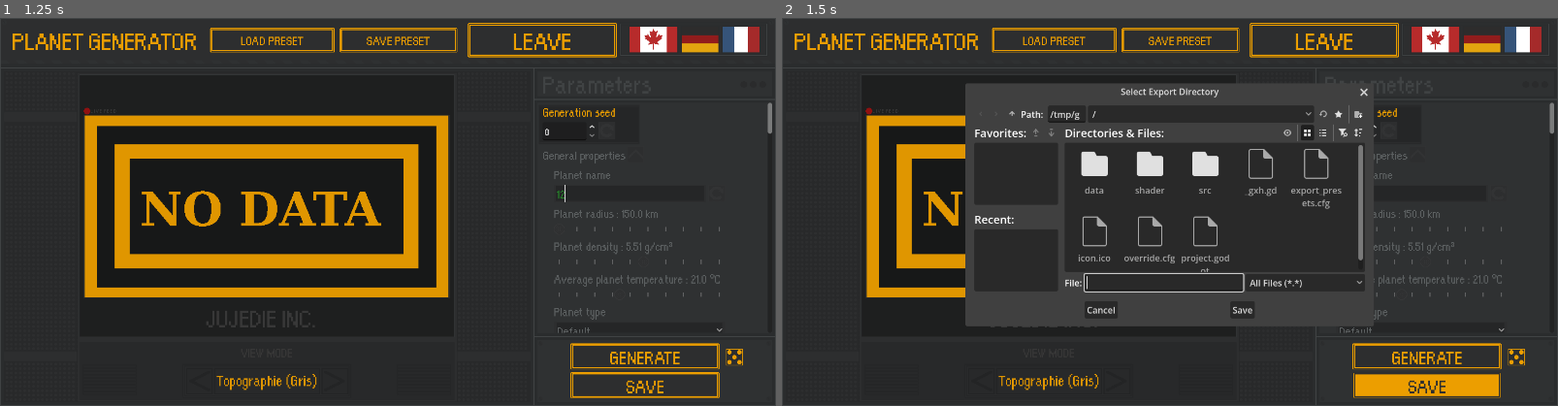
Above: before the commit, frames 1-2 (left to right).
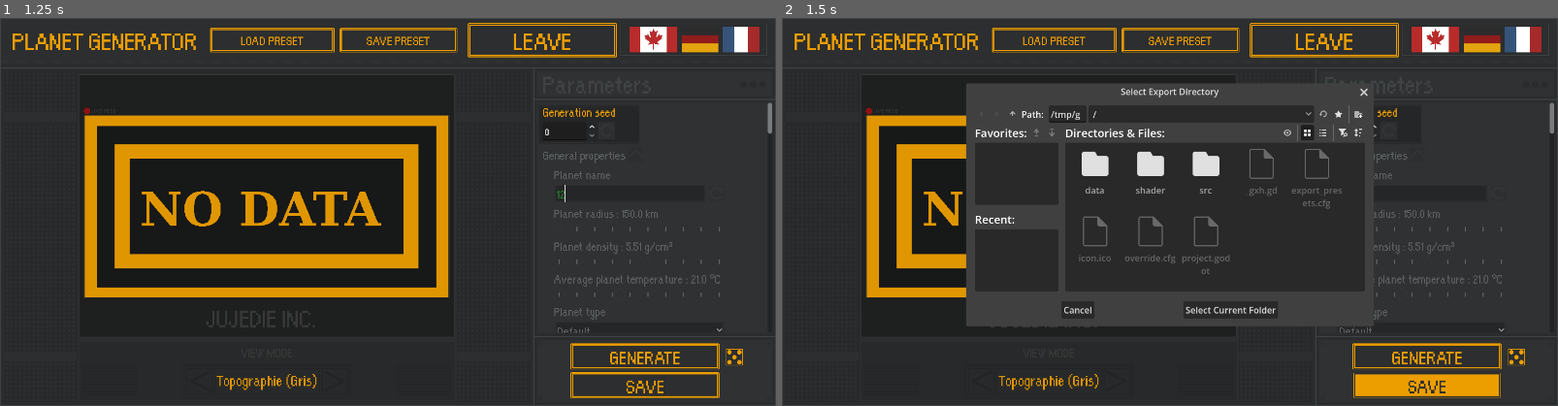
Above: after the commit, the same moments.

Repository: Jujedie/PlanetGenerator
Game: Godot game, scene res://data/scn/master.tscn
Same seed, same stepped clock (60 frames per second), same inputs: the game is played once before the commit and once after it.
Inputs (mouse positions are in pixels of both pictures, inside the frame that each line leads up to):
- Up to frame 1 (1.25 s): click (628, 192) at 0.52 s; type "12" at 0.6 s
- Up to frame 2 (1.5 s): click "SAVE" at 1.25 s

Frame 1 is identical in both runs. In frame 2, 1.6% of the frame differs, in the area x 23-75%, y 17-79%.

Commit message:
v2.1.1
feat(documentation): Ajouter la documentation utilisateur pour PlanetGenerator
fix(master.gd): Corriger le mode d'ouverture du dialogue de fichier

Diff:
--- a/src/scenes/master.gd
+++ b/src/scenes/master.gd
@@ -484,7 +484,7 @@
 func _on_btn_sauvegarder_pressed() -> void:
 	var file_dialog = FileDialog.new()
 	file_dialog.access = FileDialog.ACCESS_FILESYSTEM
-	file_dialog.mode = FileDialog.FILE_MODE_OPEN_DIR
+	file_dialog.file_mode = FileDialog.FILE_MODE_OPEN_DIR
 	file_dialog.title = tr("Select Export Directory")
 	file_dialog.min_size = Vector2i(600, 400)
 	add_child(file_dialog)
Binary file changed: data/translations/base.de.translation
Binary file changed: data/translations/base.en.translation
Binary file changed: data/translations/base.fr.translation
Not shown, added: docs/Documentation.md
